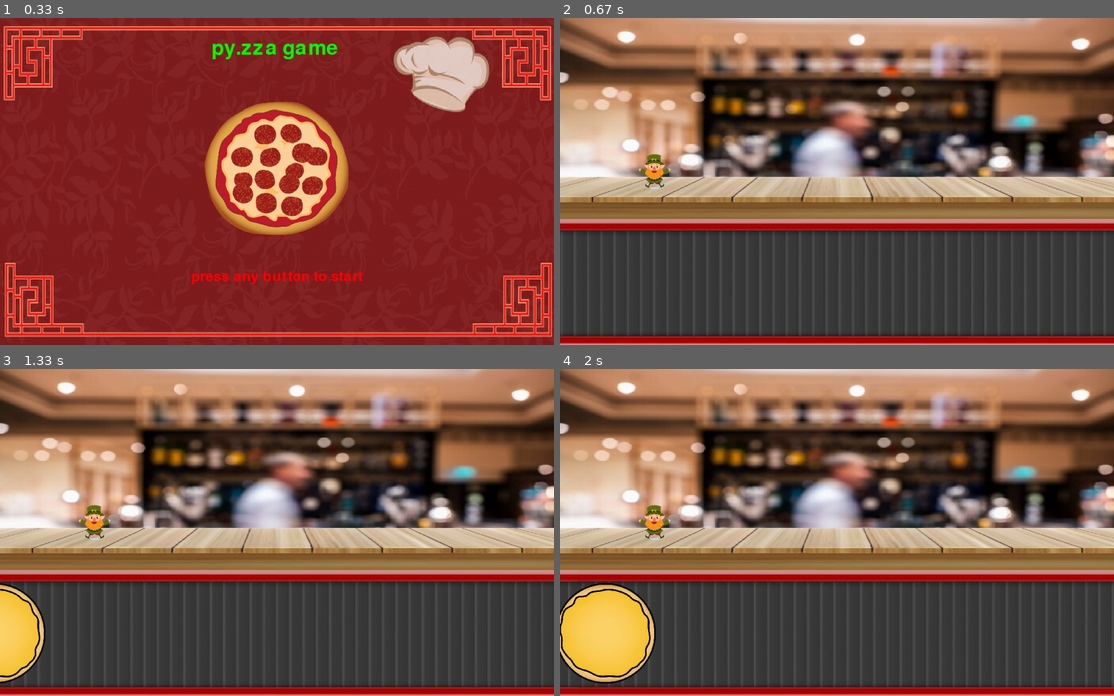
Above: before the commit, frames 1-4 (two rows, left to right).
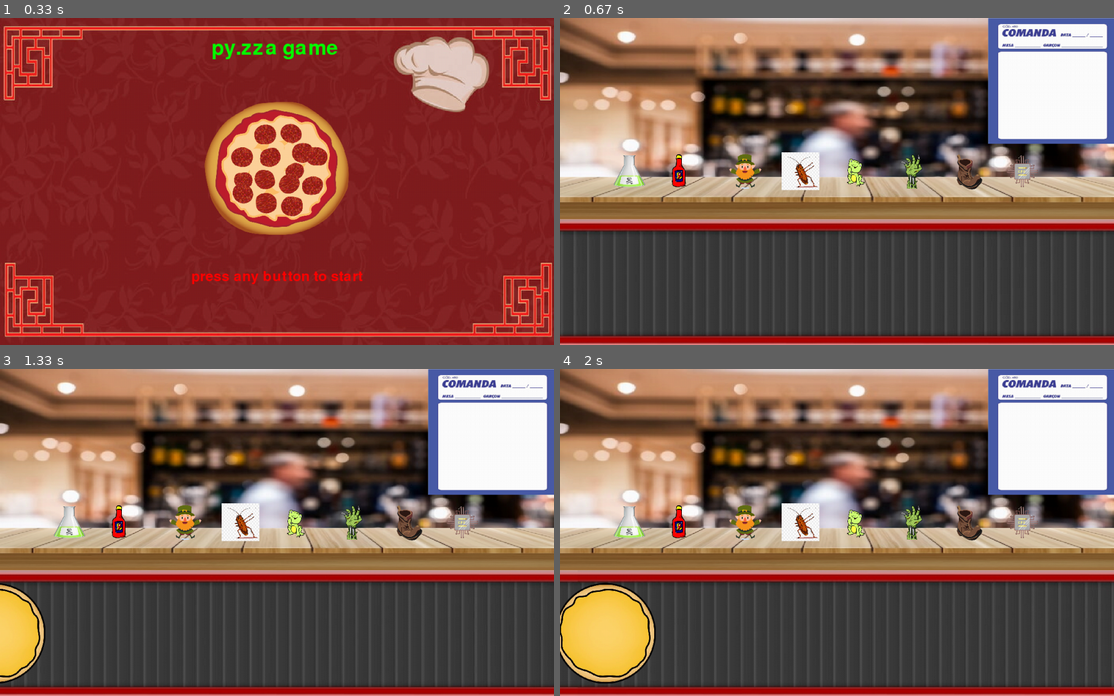
Above: after the commit, the same moments.

Repository: Lucaslofe/Py.game
Game: pygame game, started from projetofinal.py
Same seed, same stepped clock (60 frames per second), same inputs: the game is played once before the commit and once after it.
Inputs:
- Up to frame 1 (0.33 s): no input
- Up to frame 2 (0.67 s): tap Enter at 0.33 s
- Up to frame 3 (1.33 s): no input
- Up to frame 4 (2 s): no input

Frame 1 is identical in both runs. In frame 2, 11% of the frame differs, in the area x 9-100%, y 0-53%; in frame 3, 11%; in frame 4, 11%.

Commit message:
Ingredientes no local correto, comanda adicionada e correção de tamanhos

Diff:
--- a/projetofinal.py
+++ b/projetofinal.py
@@ -34,21 +34,22 @@
 madeira = pygame.transform.scale(madeira,(1100,200))
 duende = pygame.image.load("duende.png").convert_alpha()
 duende = pygame.transform.scale(duende, (75,75))
-barata = pygame.image.load("barata.png").convert_alpha()
-barata = pygame.transform.scale(barata, (1,1))
+barata = pygame.image.load("barata1.png").convert_alpha()
+barata = pygame.transform.scale(barata, (75,75))
 sapo = pygame.image.load("sapo.png").convert_alpha()
-sapo = pygame.transform.scale(sapo, (1,1))
+sapo = pygame.transform.scale(sapo, (75,75))
 slime = pygame.image.load("slime.png").convert_alpha()
-slime = pygame.transform.scale(slime, (1,1))
+slime = pygame.transform.scale(slime, (75,75))
 zumbi = pygame.image.load("zumbi.png").convert_alpha()
-zumbi = pygame.transform.scale(zumbi, (1,1))
+zumbi = pygame.transform.scale(zumbi, (75,75))
 bota = pygame.image.load("bota.png").convert_alpha()
-bota = pygame.transform.scale(bota, (1,1))
+bota = pygame.transform.scale(bota, (75,75))
 chip = pygame.image.load("chip.png").convert_alpha()
-chip = pygame.transform.scale(chip, (1,1))
+chip = pygame.transform.scale(chip, (75,75))
 pimenta = pygame.image.load("pimenta.png").convert_alpha()
-pimenta = pygame.transform.scale(pimenta, (1,1))
-
+pimenta = pygame.transform.scale(pimenta, (75,75))
+comanda = pygame.image.load("comanda.png").convert_alpha()
+comanda = pygame.transform.scale(comanda, (250, 250))
 
 # ===== Loop principal =====
 state = "start_screen"
@@ -76,7 +77,16 @@
         window.blit(esteira,(x_esteira,400))
         window.blit(esteira,(x_esteira2,400))
         window.blit(madeira,(0,200))
-        window.blit(duende,(150, 267))
+        window.blit(duende,(330, 267))
+        window.blit(barata,(440, 267))
+        window.blit(sapo,(550, 267))
+        window.blit(slime,(100, 267))
+        window.blit(zumbi,(660, 267))
+        window.blit(bota,(770, 267))
+        window.blit(chip,(880, 267))
+        window.blit(pimenta,(200, 267))
+        window.blit(comanda,(850, 0))
+
         x_esteira += vel_esteira
         x_esteira2 += vel_esteira
         x_pizza += vel_esteira
Binary file added: barata1.png
Binary file added: comanda.png
